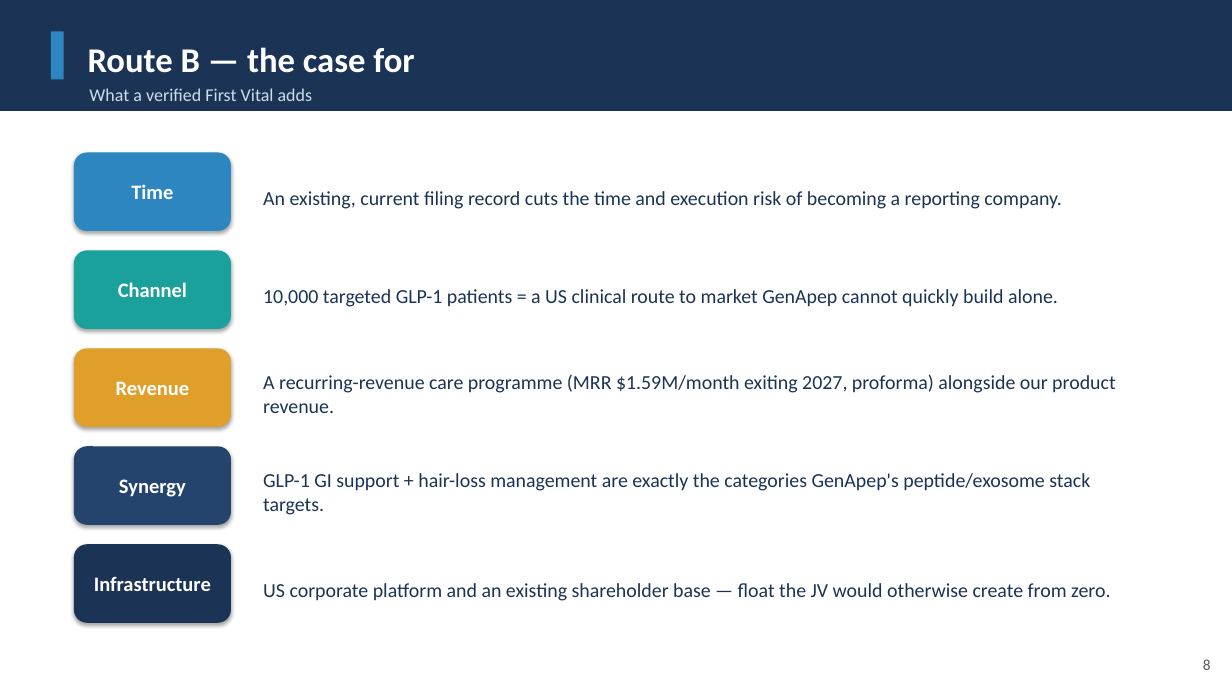
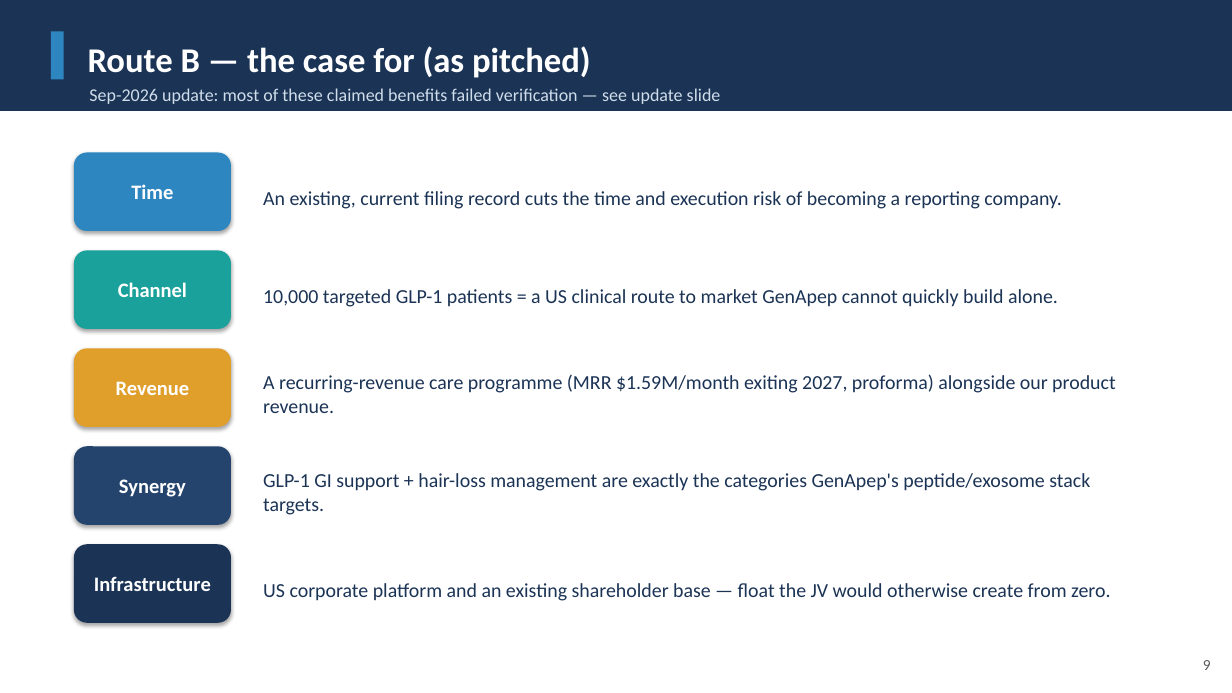
Before and after one commit to leicatam/gamification, a slide deck: slide 9 of synexo/GenApep_Executive_Presentation.pptx (slide 8 before the commit). Drawn at 1232x693 pixels with LibreOffice and Linux fonts; fonts in the diff are those of the drawing. Boxes give left, top, right and bottom in pixels: in the first picture for what was removed or moved away, otherwise in the second. Text is boxed around its words. In the diff, an @@ line names an element or a change of style, - is before the commit and + after.

```diff
--- a/synexo/GenApep_Executive_Presentation.pptx
+++ b/synexo/GenApep_Executive_Presentation.pptx
@@ text at box(88, 46, 591, 78): text changed @@
-Route B — the case for
+Route B — the case for (as pitched)
@@ text at box(89, 88, 721, 104): text changed @@
-What a verified First Vital adds
+Sep-2026 update: most of these claimed benefits failed verification — see update slide
@@ text at box(1203, 660, 1211, 670): text changed @@
-8
+9
```
Also in this commit, not shown: 16 other slides changed, 1 slide added, 14 other files.
